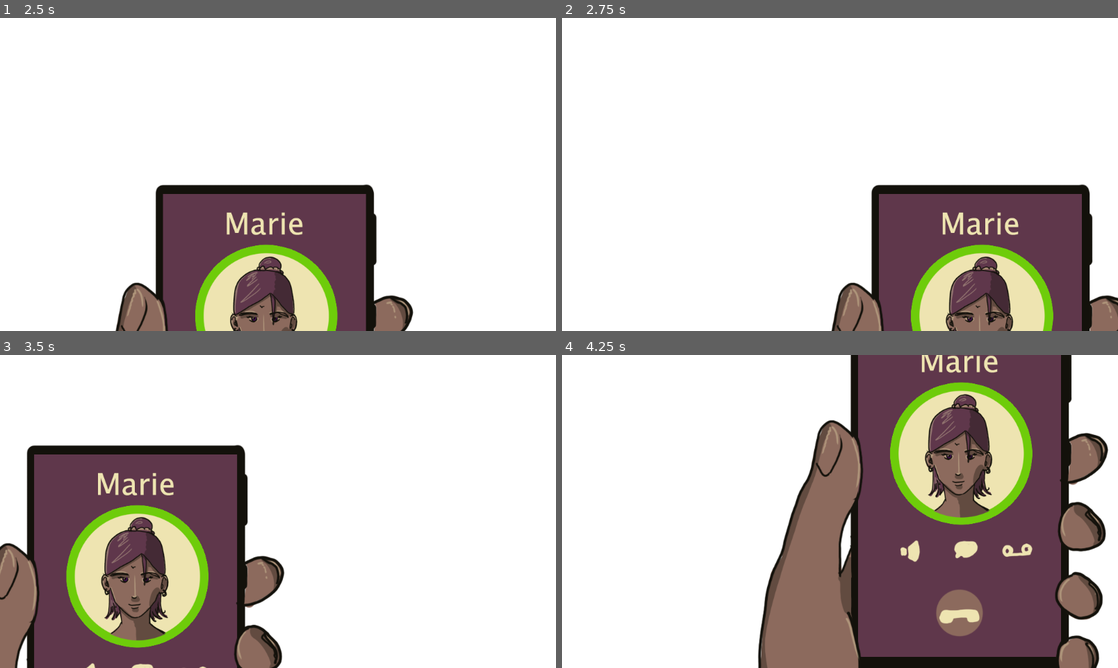
Above: before the commit, frames 1-4 (two rows, left to right).
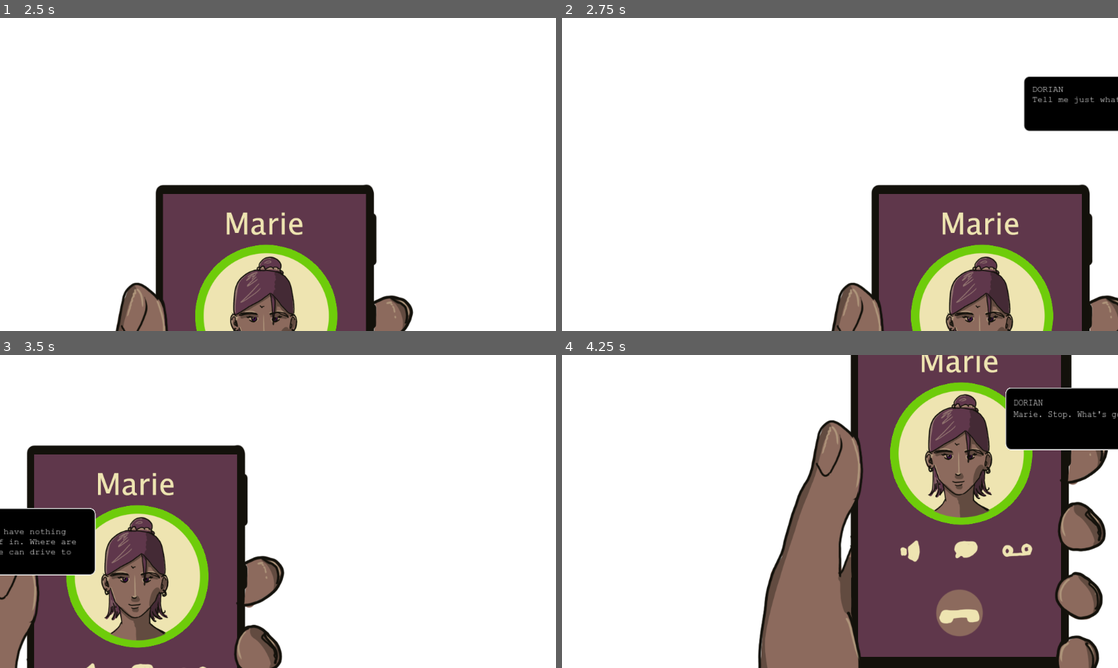
Above: after the commit, the same moments.

Repository: RALWORKS/framed-2024
Game: Godot game, scene res://Scenes/Menu/title_screen.tscn
Two runs of this game, one before a commit and one after it. Both use one fixed random seed, a clock stepped at 60 frames per second and the inputs below.
Inputs:
- Up to frame 1 (2.5 s): click "Play" at 0.5 s; tap Enter (ui_accept) at 1.25, 1.52, 2.27 s; hold D (right) from 1.28 s (still down); tap Right (Next) at 1.35, 2.1 s
- Up to frame 2 (2.75 s): keep holding D (right)
- Up to frame 3 (3.5 s): release D (right) at 2.78 s; hold A (left) from 2.78 s (still down); tap Right (Next) at 2.85 s
- Up to frame 4 (4.25 s): release A (left) at 3.53 s; hold D (right) from 3.53 s (still down); tap Right (Next) at 3.6 s; tap Enter (ui_accept) at 3.77 s

Frame 1 is identical in both runs. In frame 2, 3.0% of the frame differs, in the area x 83-100%, y 18-37%; in frame 3, 3.5%; in frame 4, 3.7%, in the area x 79-100%, y 10-31%.

Commit message:
Added new scene and fixed anim

Diff:
--- a/Scenes/Chapter 1/initial-alley.tscn
+++ b/Scenes/Chapter 1/initial-alley.tscn
@@ -17,10 +17,10 @@
 tracks/0/interp = 1
 tracks/0/loop_wrap = true
 tracks/0/keys = {
-"times": PackedFloat32Array(0.5, 1),
-"transitions": PackedFloat32Array(1, 1),
-"update": 0,
-"values": [Vector2(2241, 207), Vector2(360, 207)]
+"times": PackedFloat32Array(0, 0.5, 1),
+"transitions": PackedFloat32Array(1, 1, 1),
+"update": 0,
+"values": [Vector2(2241, 207), Vector2(2241, 207), Vector2(360, 207)]
 }
 
 [sub_resource type="Animation" id="Animation_m8tvq"]
@@ -68,10 +68,10 @@
 tracks/3/interp = 1
 tracks/3/loop_wrap = true
 tracks/3/keys = {
-"times": PackedFloat32Array(0.5, 1),
-"transitions": PackedFloat32Array(1, 1),
-"update": 0,
-"values": [Vector2(1456, 1224), Vector2(1456, 288)]
+"times": PackedFloat32Array(0, 0.5, 1),
+"transitions": PackedFloat32Array(1, 1, 1),
+"update": 0,
+"values": [Vector2(1456, 1224), Vector2(1456, 1224), Vector2(1456, 288)]
 }
 
 [sub_resource type="Animation" id="Animation_0i2cu"]
@@ -98,10 +98,10 @@
 tracks/0/interp = 1
 tracks/0/loop_wrap = true
 tracks/0/keys = {
-"times": PackedFloat32Array(0, 0.5),
-"transitions": PackedFloat32Array(1, 1),
-"update": 0,
-"values": [Vector2(-2384, 344), Vector2(-392, 344)]
+"times": PackedFloat32Array(0, 0.5, 1),
+"transitions": PackedFloat32Array(1, 1, 1),
+"update": 0,
+"values": [Vector2(-2384, 344), Vector2(-392, 344), Vector2(-392, 344)]
 }
 tracks/1/type = "value"
 tracks/1/imported = false
@@ -110,10 +110,58 @@
 tracks/1/interp = 1
 tracks/1/loop_wrap = true
 tracks/1/keys = {
-"times": PackedFloat32Array(0.5, 1),
-"transitions": PackedFloat32Array(1, 1),
-"update": 0,
-"values": [Vector2(2536, 288), Vector2(520, 288)]
+"times": PackedFloat32Array(0, 0.5, 1),
+"transitions": PackedFloat32Array(1, 1, 1),
+"update": 0,
+"values": [Vector2(2536, 288), Vector2(2536, 288), Vector2(520, 288)]
+}
+tracks/2/type = "value"
+tracks/2/imported = false
+tracks/2/enabled = true
+tracks/2/path = NodePath("Panel 4/Dialogue4a:modulate")
+tracks/2/interp = 1
+tracks/2/loop_wrap = true
+tracks/2/keys = {
+"times": PackedFloat32Array(0),
+"transitions": PackedFloat32Array(1),
+"update": 0,
+"values": [Color(1, 1, 1, 1)]
+}
+tracks/3/type = "value"
+tracks/3/imported = false
+tracks/3/enabled = true
+tracks/3/path = NodePath("Panel 4/Dialogue4b:modulate")
+tracks/3/interp = 1
+tracks/3/loop_wrap = true
+tracks/3/keys = {
+"times": PackedFloat32Array(0),
+"transitions": PackedFloat32Array(1),
+"update": 0,
+"values": [Color(1, 1, 1, 0)]
+}
+tracks/4/type = "value"
+tracks/4/imported = false
+tracks/4/enabled = true
+tracks/4/path = NodePath("Panel 4/Dialogue4c:modulate")
+tracks/4/interp = 1
+tracks/4/loop_wrap = true
+tracks/4/keys = {
+"times": PackedFloat32Array(0),
+"transitions": PackedFloat32Array(1),
+"update": 0,
+"values": [Color(1, 1, 1, 0)]
+}
+tracks/5/type = "value"
+tracks/5/imported = false
+tracks/5/enabled = true
+tracks/5/path = NodePath("Panel 4/Dialogue4d:modulate")
+tracks/5/interp = 1
+tracks/5/loop_wrap = true
+tracks/5/keys = {
+"times": PackedFloat32Array(0),
+"transitions": PackedFloat32Array(1),
+"update": 0,
+"values": [Color(1, 1, 1, 0)]
 }
 
 [sub_resource type="Animation" id="Animation_t12of"]
@@ -137,10 +185,58 @@
 tracks/1/interp = 1
 tracks/1/loop_wrap = true
 tracks/1/keys = {
-"times": PackedFloat32Array(0.5, 1),
-"transitions": PackedFloat32Array(1, 1),
-"update": 0,
-"values": [Vector2(-712, 648), Vector2(1320, 648)]
+"times": PackedFloat32Array(0, 0.5, 1),
+"transitions": PackedFloat32Array(1, 1, 1),
+"update": 0,
+"values": [Vector2(-712, 648), Vector2(-712, 648), Vector2(1320, 648)]
+}
+tracks/2/type = "value"
+tracks/2/imported = false
+tracks/2/enabled = true
+tracks/2/path = NodePath("Panel 4/Dialogue4a:modulate")
+tracks/2/interp = 1
+tracks/2/loop_wrap = true
+tracks/2/keys = {
+"times": PackedFloat32Array(0),
+"transitions": PackedFloat32Array(1),
+"update": 0,
+"values": [Color(1, 1, 1, 0)]
+}
+tracks/3/type = "value"
+tracks/3/imported = false
+tracks/3/enabled = true
+tracks/3/path = NodePath("Panel 4/Dialogue4b:modulate")
+tracks/3/interp = 1
+tracks/3/loop_wrap = true
+tracks/3/keys = {
+"times": PackedFloat32Array(0),
+"transitions": PackedFloat32Array(1),
+"update": 0,
+"values": [Color(1, 1, 1, 1)]
+}
+tracks/4/type = "value"
+tracks/4/imported = false
+tracks/4/enabled = true
+tracks/4/path = NodePath("Panel 4/Dialogue4c:modulate")
+tracks/4/interp = 1
+tracks/4/loop_wrap = true
+tracks/4/keys = {
+"times": PackedFloat32Array(0),
+"transitions": PackedFloat32Array(1),
+"update": 0,
+"values": [Color(1, 1, 1, 0)]
+}
+tracks/5/type = "value"
+tracks/5/imported = false
+tracks/5/enabled = true
+tracks/5/path = NodePath("Panel 4/Dialogue4d:modulate")
+tracks/5/interp = 1
+tracks/5/loop_wrap = true
+tracks/5/keys = {
+"times": PackedFloat32Array(0),
+"transitions": PackedFloat32Array(1),
+"update": 0,
+"values": [Color(1, 1, 1, 0)]
 }
 
 [sub_resource type="Animation" id="Animation_b8cml"]
@@ -152,10 +248,10 @@
 tracks/0/interp = 1
 tracks/0/loop_wrap = true
 tracks/0/keys = {
-"times": PackedFloat32Array(0, 0.5),
-"transitions": PackedFloat32Array(1, 1),
-"update": 0,
-"values": [Vector2(-1368, 80), Vector2(-464, -344)]
+"times": PackedFloat32Array(0, 0.5, 1),
+"transitions": PackedFloat32Array(1, 1, 1),
+"update": 0,
+"values": [Vector2(-1368, 80), Vector2(-464, -344), Vector2(-464, -344)]
 }
 tracks/1/type = "value"
 tracks/1/imported = false
@@ -164,10 +260,58 @@
 tracks/1/interp = 1
 tracks/1/loop_wrap = true
 tracks/1/keys = {
-"times": PackedFloat32Array(0.5, 1),
-"transitions": PackedFloat32Array(1, 1),
-"update": 0,
-"values": [Vector2(2464, 200), Vector2(488, 200)]
+"times": PackedFloat32Array(0, 0.5, 1),
+"transitions": PackedFloat32Array(1, 1, 1),
+"update": 0,
+"values": [Vector2(2464, 200), Vector2(2464, 200), Vector2(488, 200)]
+}
+tracks/2/type = "value"
+tracks/2/imported = false
+tracks/2/enabled = true
+tracks/2/path = NodePath("Panel 4/Dialogue4a:modulate")
+tracks/2/interp = 1
+tracks/2/loop_wrap = true
+tracks/2/keys = {
+"times": PackedFloat32Array(0),
+"transitions": PackedFloat32Array(1),
+"update": 0,
+"values": [Color(1, 1, 1, 0)]
+}
+tracks/3/type = "value"
+tracks/3/imported = false
+tracks/3/enabled = true
+tracks/3/path = NodePath("Panel 4/Dialogue4b:modulate")
+tracks/3/interp = 1
+tracks/3/loop_wrap = true
+tracks/3/keys = {
+"times": PackedFloat32Array(0),
+"transitions": PackedFloat32Array(1),
+"update": 0,
+"values": [Color(1, 1, 1, 0)]
+}
+tracks/4/type = "value"
+tracks/4/imported = false
+tracks/4/enabled = true
+tracks/4/path = NodePath("Panel 4/Dialogue4c:modulate")
+tracks/4/interp = 1
+tracks/4/loop_wrap = true
+tracks/4/keys = {
+"times": PackedFloat32Array(0),
+"transitions": PackedFloat32Array(1),
+"update": 0,
+"values": [Color(1, 1, 1, 1)]
+}
+tracks/5/type = "value"
+tracks/5/imported = false
+tracks/5/enabled = true
+tracks/5/path = NodePath("Panel 4/Dialogue4d:modulate")
+tracks/5/interp = 1
+tracks/5/loop_wrap = true
+tracks/5/keys = {
+"times": PackedFloat32Array(0),
+"transitions": PackedFloat32Array(1),
+"update": 0,
+"values": [Color(1, 1, 1, 0)]
 }
 
 [sub_resource type="Animation" id="Animation_bol05"]
@@ -184,6 +328,54 @@
 "transitions": PackedFloat32Array(1, 1),
 "update": 0,
 "values": [Vector2(440, 1224), Vector2(440, 424)]
+}
+tracks/1/type = "value"
+tracks/1/imported = false
+tracks/1/enabled = true
+tracks/1/path = NodePath("Panel 4/Dialogue4d:modulate")
+tracks/1/interp = 1
+tracks/1/loop_wrap = true
+tracks/1/keys = {
+"times": PackedFloat32Array(0),
+"transitions": PackedFloat32Array(1),
+"update": 0,
+"values": [Color(1, 1, 1, 1)]
+}
+tracks/2/type = "value"
+tracks/2/imported = false
+tracks/2/enabled = true
+tracks/2/path = NodePath("Panel 4/Dialogue4c:modulate")
+tracks/2/interp = 1
+tracks/2/loop_wrap = true
+tracks/2/keys = {
+"times": PackedFloat32Array(0),
+"transitions": PackedFloat32Array(1),
+"update": 0,
+"values": [Color(1, 1, 1, 0)]
+}
+tracks/3/type = "value"
+tracks/3/imported = false
+tracks/3/enabled = true
+tracks/3/path = NodePath("Panel 4/Dialogue4b:modulate")
+tracks/3/interp = 1
+tracks/3/loop_wrap = true
+tracks/3/keys = {
+"times": PackedFloat32Array(0),
+"transitions": PackedFloat32Array(1),
+"update": 0,
+"values": [Color(1, 1, 1, 0)]
+}
+tracks/4/type = "value"
+tracks/4/imported = false
+tracks/4/enabled = true
+tracks/4/path = NodePath("Panel 4/Dialogue4a:modulate")
+tracks/4/interp = 1
+tracks/4/loop_wrap = true
+tracks/4/keys = {
+"times": PackedFloat32Array(0),
+"transitions": PackedFloat32Array(1),
+"update": 0,
+"values": [Color(1, 1, 1, 0)]
 }
 
 [sub_resource type="Animation" id="Animation_oe6kb"]
@@ -272,10 +464,10 @@
 tracks/2/interp = 1
 tracks/2/loop_wrap = true
 tracks/2/keys = {
-"times": PackedFloat32Array(1.5, 2),
-"transitions": PackedFloat32Array(1, 1),
-"update": 0,
-"values": [Vector2(600, -208), Vector2(600, 560)]
+"times": PackedFloat32Array(0, 1.5, 2),
+"transitions": PackedFloat32Array(1, 1, 1),
+"update": 0,
+"values": [Vector2(600, -208), Vector2(600, -208), Vector2(600, 560)]
 }
 
 [sub_resource type="Animation" id="Animation_cvj06"]
@@ -299,10 +491,10 @@
 tracks/1/interp = 1
 tracks/1/loop_wrap = true
 tracks/1/keys = {
-"times": PackedFloat32Array(0.5, 1),
-"transitions": PackedFloat32Array(1, 1),
-"update": 0,
-"values": [Vector2(1456, 1224), Vector2(2064, 488)]
+"times": PackedFloat32Array(0, 0.5, 1),
+"transitions": PackedFloat32Array(1, 1, 1),
+"update": 0,
+"values": [Vector2(1456, 1224), Vector2(1456, 1224), Vector2(2064, 488)]
 }
 
 [sub_resource type="Animation" id="Animation_7y20v"]
@@ -326,10 +518,10 @@
 tracks/1/interp = 1
 tracks/1/loop_wrap = true
 tracks/1/keys = {
-"times": PackedFloat32Array(0.4, 1),
-"transitions": PackedFloat32Array(1, 1),
-"update": 0,
-"values": [Vector2(1472, 1016), Vector2(1472, 272)]
+"times": PackedFloat32Array(0, 0.4, 1),
+"transitions": PackedFloat32Array(1, 1, 1),
+"update": 0,
+"values": [Vector2(1472, 1016), Vector2(1472, 1016), Vector2(1472, 272)]
 }
 
 [sub_resource type="Animation" id="Animation_2rrm1"]
@@ -597,6 +789,54 @@
 "transitions": PackedFloat32Array(1),
 "update": 0,
 "values": [Vector2(1472, 1016)]
+}
+tracks/22/type = "value"
+tracks/22/imported = false
+tracks/22/enabled = true
+tracks/22/path = NodePath("Panel 4/Dialogue4a:modulate")
+tracks/22/interp = 1
+tracks/22/loop_wrap = true
+tracks/22/keys = {
+"times": PackedFloat32Array(0),
+"transitions": PackedFloat32Array(1),
+"update": 0,
+"values": [Color(1, 1, 1, 1)]
+}
+tracks/23/type = "value"
+tracks/23/imported = false
+tracks/23/enabled = true
+tracks/23/path = NodePath("Panel 4/Dialogue4b:modulate")
+tracks/23/interp = 1
+tracks/23/loop_wrap = true
+tracks/23/keys = {
+"times": PackedFloat32Array(0),
+"transitions": PackedFloat32Array(1),
+"update": 0,
+"values": [Color(1, 1, 1, 0)]
+}
+tracks/24/type = "value"
+tracks/24/imported = false
+tracks/24/enabled = true
+tracks/24/path = NodePath("Panel 4/Dialogue4c:modulate")
+tracks/24/interp = 1
+tracks/24/loop_wrap = true
+tracks/24/keys = {
+"times": PackedFloat32Array(0),
+"transitions": PackedFloat32Array(1),
+"update": 0,
+"values": [Color(1, 1, 1, 0)]
+}
+tracks/25/type = "value"
+tracks/25/imported = false
+tracks/25/enabled = true
+tracks/25/path = NodePath("Panel 4/Dialogue4d:modulate")
+tracks/25/interp = 1
+tracks/25/loop_wrap = true
+tracks/25/keys = {
+"times": PackedFloat32Array(0),
+"transitions": PackedFloat32Array(1),
+"update": 0,
+"values": [Color(1, 1, 1, 0)]
 }
 
 [sub_resource type="AnimationLibrary" id="AnimationLibrary_duj7y"]
@@ -701,7 +941,6 @@
 centered = false
 
 [node name="Dialogue4a" type="Node2D" parent="Panel 4"]
-visible = false
 position = Vector2(520, 288)
 
 [node name="DorianDialogue4a" parent="Panel 4/Dialogue4a" instance=ExtResource("7_33j4g")]
@@ -713,7 +952,7 @@
 Tell me just what it is you think is going on."
 
 [node name="Dialogue4b" type="Node2D" parent="Panel 4"]
-visible = false
+modulate = Color(1, 1, 1, 0)
 position = Vector2(-712, 648)
 
 [node name="MarieDialogue4b" parent="Panel 4/Dialogue4b" instance=ExtResource("7_33j4g")]
@@ -725,7 +964,7 @@
 If you didn't do it, then you have nothing to hide. You can turn yourself in. Where are you? I'll come pick you up. We can drive to the station together--"
 
 [node name="Dialogue4c" type="Node2D" parent="Panel 4"]
-visible = false
+modulate = Color(1, 1, 1, 0)
 position = Vector2(2464, 200)
 
 [node name="DorianDialogue4c" parent="Panel 4/Dialogue4c" instance=ExtResource("7_33j4g")]
@@ -738,6 +977,7 @@
 Marie. Stop. What's going on?"
 
 [node name="Dialogue4d" type="Node2D" parent="Panel 4"]
+modulate = Color(1, 1, 1, 0)
 position = Vector2(440, 1224)
 
 [node name="MarieDialogue4d" parent="Panel 4/Dialogue4d" instance=ExtResource("7_33j4g")]
--- /dev/null
+++ b/Scenes/Chapter 1/why-marbury-and-3rd.tscn
@@ -0,0 +1,124 @@
+[gd_scene load_steps=8 format=3 uid="uid://467h3yxh0kcl"]
+
+[ext_resource type="Texture2D" uid="uid://28408hfurn7x" path="res://Assets/Chapter 1/Initial_alley_no background.png" id="1_p4awe"]
+[ext_resource type="Texture2D" uid="uid://c0gku3v6g0tgk" path="res://Assets/Chapter 1/Dorian_3qrtr_full.png" id="2_2svbf"]
+[ext_resource type="Texture2D" uid="uid://y5j0g1se5stw" path="res://Assets/Chapter 1/initial-alley/Marbury and 3rd sign.png" id="3_mcdjq"]
+
+[sub_resource type="GDScript" id="GDScript_x1b4a"]
+script/source = "extends Node2D
+
+
+# Called when the node enters the scene tree for the first time.
+func _ready():
+	pass # Replace with function body.
+
+
+# Called every frame. 'delta' is the elapsed time since the previous frame.
+func _process(delta):
+	pass
+"
+
+[sub_resource type="Animation" id="Animation_vse5k"]
+resource_name = "Zoom Out"
+tracks/0/type = "value"
+tracks/0/imported = false
+tracks/0/enabled = true
+tracks/0/path = NodePath("BG:position")
+tracks/0/interp = 1
+tracks/0/loop_wrap = true
+tracks/0/keys = {
+"times": PackedFloat32Array(0, 1),
+"transitions": PackedFloat32Array(1, 1),
+"update": 0,
+"values": [Vector2(368, 840), Vector2(1220.44, 680)]
+}
+tracks/1/type = "value"
+tracks/1/imported = false
+tracks/1/enabled = true
+tracks/1/path = NodePath("Sign:position")
+tracks/1/interp = 1
+tracks/1/loop_wrap = true
+tracks/1/keys = {
+"times": PackedFloat32Array(0, 1),
+"transitions": PackedFloat32Array(1, 1),
+"update": 0,
+"values": [Vector2(944, 592), Vector2(1796.44, 432)]
+}
+tracks/2/type = "value"
+tracks/2/imported = false
+tracks/2/enabled = true
+tracks/2/path = NodePath("MC:position")
+tracks/2/interp = 1
+tracks/2/loop_wrap = true
+tracks/2/keys = {
+"times": PackedFloat32Array(0, 1),
+"transitions": PackedFloat32Array(1, 1),
+"update": 0,
+"values": [Vector2(-704, 1304), Vector2(148.445, 1144)]
+}
+
+[sub_resource type="Animation" id="Animation_gthll"]
+length = 0.001
+tracks/0/type = "value"
+tracks/0/imported = false
+tracks/0/enabled = true
+tracks/0/path = NodePath("BG:position")
+tracks/0/interp = 1
+tracks/0/loop_wrap = true
+tracks/0/keys = {
+"times": PackedFloat32Array(0),
+"transitions": PackedFloat32Array(1),
+"update": 0,
+"values": [Vector2(368, 840)]
+}
+tracks/1/type = "value"
+tracks/1/imported = false
+tracks/1/enabled = true
+tracks/1/path = NodePath("Sign:position")
+tracks/1/interp = 1
+tracks/1/loop_wrap = true
+tracks/1/keys = {
+"times": PackedFloat32Array(0),
+"transitions": PackedFloat32Array(1),
+"update": 0,
+"values": [Vector2(944, 592)]
+}
+tracks/2/type = "value"
+tracks/2/imported = false
+tracks/2/enabled = true
+tracks/2/path = NodePath("MC:position")
+tracks/2/interp = 1
+tracks/2/loop_wrap = true
+tracks/2/keys = {
+"times": PackedFloat32Array(0),
+"transitions": PackedFloat32Array(1),
+"update": 0,
+"values": [Vector2(-704, 1304)]
+}
+
+[sub_resource type="AnimationLibrary" id="AnimationLibrary_7kfjv"]
+_data = {
+"RESET": SubResource("Animation_gthll"),
+"Zoom Out": SubResource("Animation_vse5k")
+}
+
+[node name="why-marbury-and-3rd" type="Node2D"]
+script = SubResource("GDScript_x1b4a")
+
+[node name="AnimationPlayer" type="AnimationPlayer" parent="."]
+libraries = {
+"": SubResource("AnimationLibrary_7kfjv")
+}
+
+[node name="BG" type="Sprite2D" parent="."]
+position = Vector2(368, 840)
+texture = ExtResource("1_p4awe")
+
+[node name="Sign" type="Sprite2D" parent="."]
+position = Vector2(944, 592)
+texture = ExtResource("3_mcdjq")
+
+[node name="MC" type="Sprite2D" parent="."]
+position = Vector2(-704, 1304)
+scale = Vector2(1.32963, 1.32963)
+texture = ExtResource("2_2svbf")
--- a/Scripts/Chapter 1/initial-alley/initial-alley.gd
+++ b/Scripts/Chapter 1/initial-alley/initial-alley.gd
@@ -1,46 +1,4 @@
 extends Node2D
-
-# "initial-alley": Alley
-
-"""
-DORIAN stands in an alley doorway, phone held up to his ear.
-
-MARIE's voice yells from the phone speaker.
-
-MARIE (telephone): Just come home, Dorian. This is too much, even for you. I know he screwed you over, but you can't--you can't just--
-
-DORIAN: Marie. Slow down. I didn't kill anybody for God's sake.
-
-DIP TO BLACK FOR VOICE OVER DORIAN (VO): Did I?
-
-DORIAN (to Marie): Tell me just what it is you think is going on.
-
-MARIE (telephone): If you didn't do it, then you have nothing to hide. You can turn yourself in. Where are you? I'll come pick you up. We can drive to the station together--
-
-DORIAN: Marie. Stop. What's going on?
-
-MARIE (telephone): Where are you, Dorian? What did you do? What did you--
-
-Dorian hangs up.
-
-DORIAN: Damnit.
-
-DORIAN (to himself): Where am I?
-
-He glances around for a street sign; catches sight of one.
-
-DORIAN: Marbury and 3rd, seems like. Christ. I need to stop drinking.
-
-DORIAN: And what have I done?
-
-Dorian looks at a spot of blood on the cuff of his sleeve.
-
-DIP TO BLACK
-
-DORIAN (VO): Murder?
-
-DORIAN (VO): After the year I've had, I ... wouldn't put it past myself.
-"""
 
 # Animation Player
 @onready var anim_play = $AnimationPlayer
--- /dev/null
+++ b/Scripts/Chapter 1/why-marbury-and-3rd.gd
@@ -0,0 +1,11 @@
+extends Node2D
+
+
+# Called when the node enters the scene tree for the first time.
+func _ready():
+	pass # Replace with function body.
+
+
+# Called every frame. 'delta' is the elapsed time since the previous frame.
+func _process(delta):
+	pass
Binary file added: Assets/Chapter 1/Dorian_3qrtr_full.png
Not shown, added: Assets/Chapter 1/Dorian_3qrtr_full.png.import
Not shown, added: Assets/Chapter 1/Initial_alley_no background.png.import
Not shown, changed: Assets/Chapter 1/.DS_Store
Not shown, added: Assets/Chapter 1/Initial_alley_no background.png
